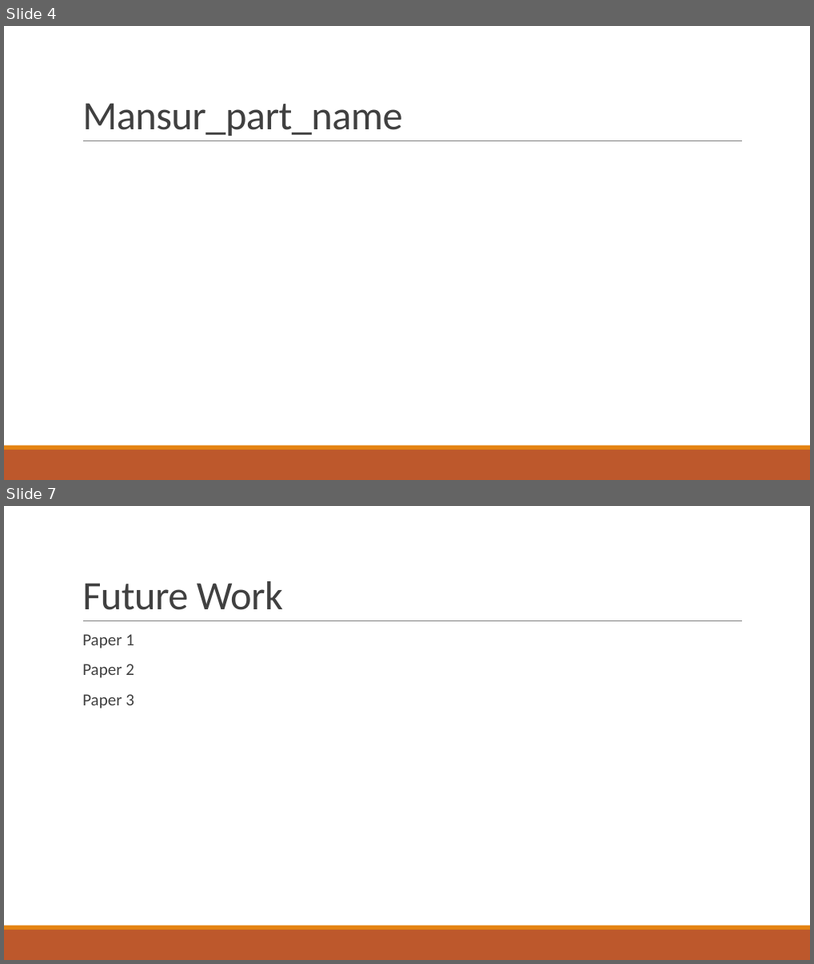
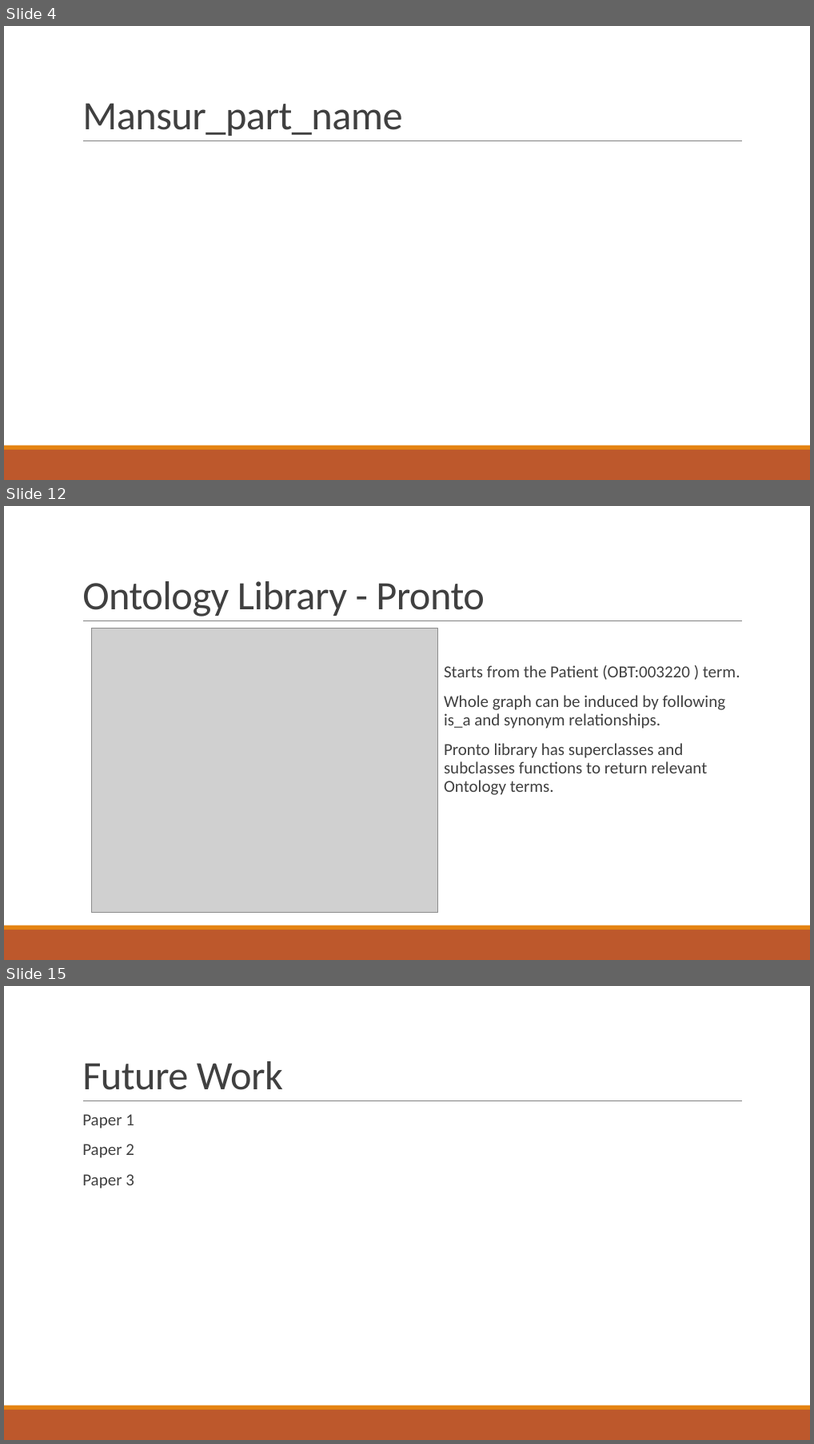
Before and after one commit to abdullahyldz/Cmpe493TermProject, a slide deck: Slides/Abdullah Yıldız.pptx. Shown one above the other, each under a label of ours: slides 4 and 7 before the commit, slides 4, 12 and 15 after it; the slides between them are not shown. The pictures are 814x964 and 814x1444 pixels, drawn with LibreOffice and Linux fonts; fonts in the diff are those of the drawing; grey boxes stand for pictures. Boxes give left, top, right and bottom in pixels: in the first picture for what was removed or moved away, otherwise in the second. Text is boxed around its words. In the diff, an @@ line names an element or a change of style, - is before the commit and + after.

```diff
--- a/Slides/Abdullah Yıldız.pptx
+++ b/Slides/Abdullah Yıldız.pptx
@@ slide 12 added at (x1=4, y1=506, x2=810, y2=960), background #FFFFFF; not listed: 3 template elements that a slide beside it also shows @@
@@ title added at (x1=82, y1=581, x2=485, y2=616), 48 pt, text #404040 @@
+Ontology Library - Pronto
@@ picture added at (x1=92, y1=628, x2=438, y2=912) @@
@@ text added at (x1=444, y1=665, x2=741, y2=795), 20 pt, text #404040 @@
+  Starts from the Patient (OBT:003220 ) term.
+  Whole graph can be induced by following is_a and synonym relationships.
+  Pronto library has superclasses and subclasses functions to return relevant Ontology terms.
@@ what was slide 7 is now slide 15 @@
```
Also in this commit, not shown: 9 other slides added, 2 slides removed.
